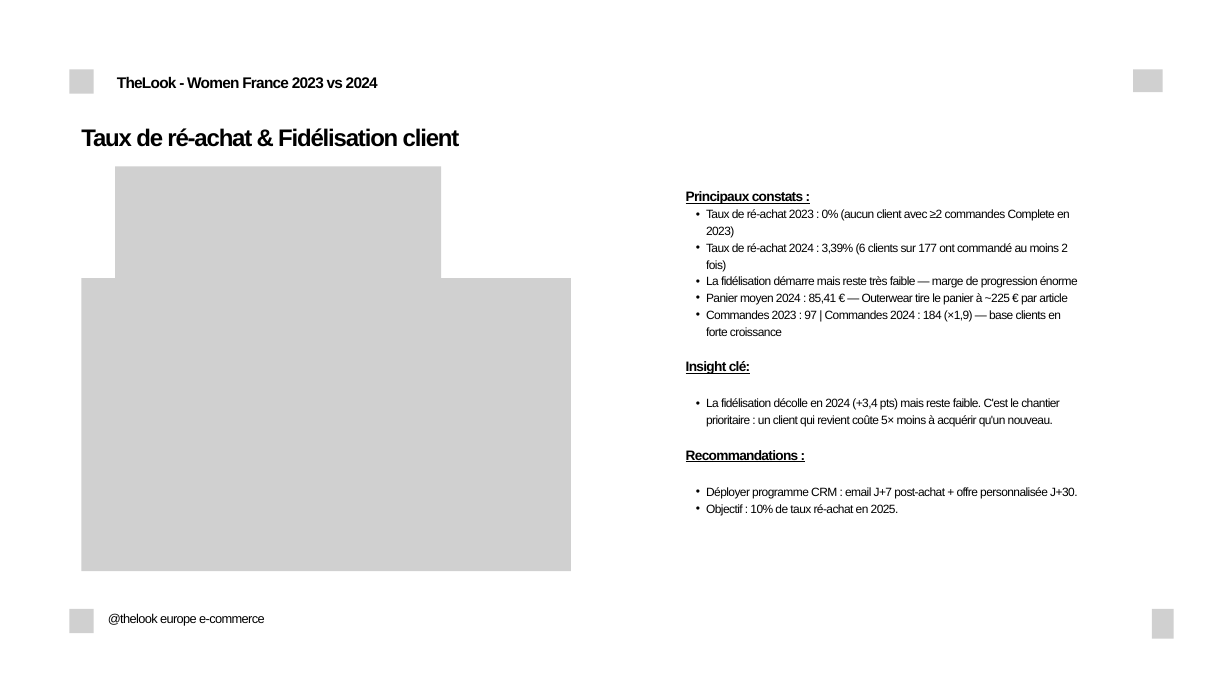
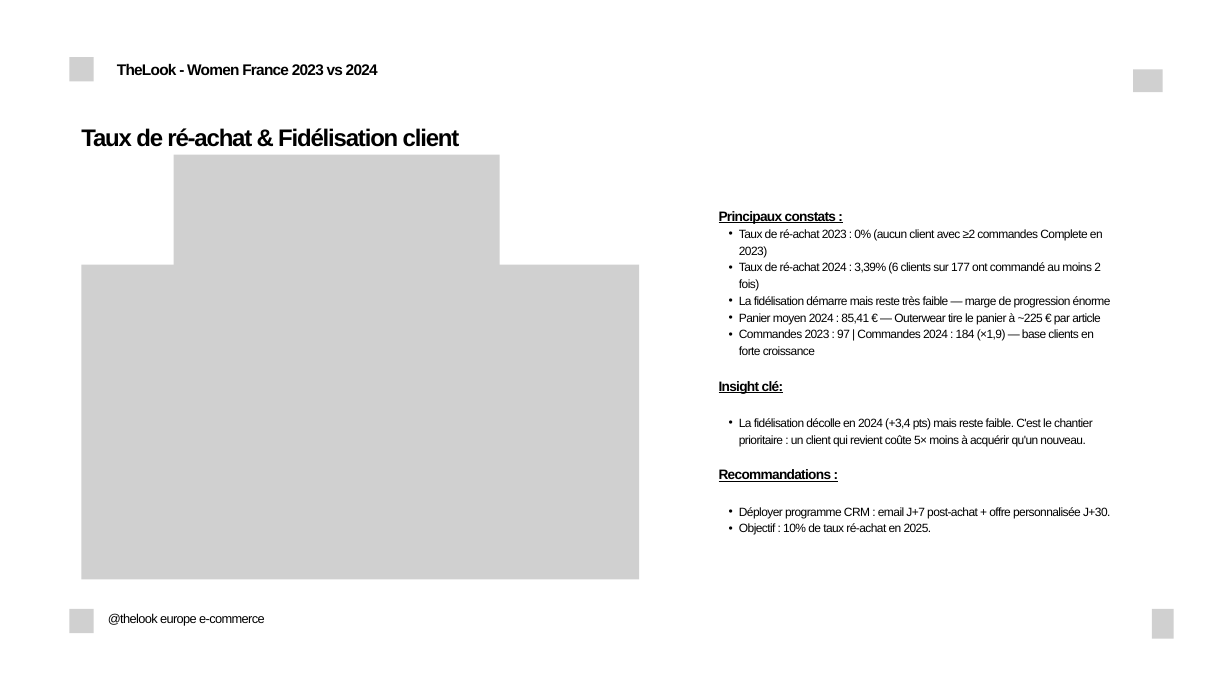
Before and after one commit to fko-data-sport/thelook-da-projet, a slide deck: slide 14 of slides/Soutenance_20min.pptx. Drawn at 1232x693 pixels with LibreOffice and Linux fonts; fonts in the diff are those of the drawing; grey boxes stand for pictures. Boxes give left, top, right and bottom in pixels: in the first picture for what was removed or moved away, otherwise in the second. Text is boxed around its words. In the diff, an @@ line names an element or a change of style, - is before the commit and + after.

Commit message:
final ppt

```diff
--- a/slides/Soutenance_20min.pptx
+++ b/slides/Soutenance_20min.pptx
@@ picture: place and size @@
-picture at [69, 69, 94, 94]
+picture at [69, 57, 94, 82]
@@ text "TheLook - Women France 2023 ...": place and size @@
-text "TheLook - Women France 2023 ..." at [117, 76, 378, 88]
+text "TheLook - Women France 2023 ..." at [117, 63, 378, 75]
@@ picture: place and size @@
-picture at [115, 166, 441, 296]
+picture at [174, 155, 500, 285]
@@ text "Principaux constats :": place and size @@
-text "Principaux constats :" at [686, 191, 1078, 515]
+text "Principaux constats :" at [719, 211, 1111, 535]
@@ picture: place and size @@
-picture at [81, 278, 570, 572]
+picture at [81, 265, 639, 580]
```
Also in this commit, not shown: 1 other slide changed.
